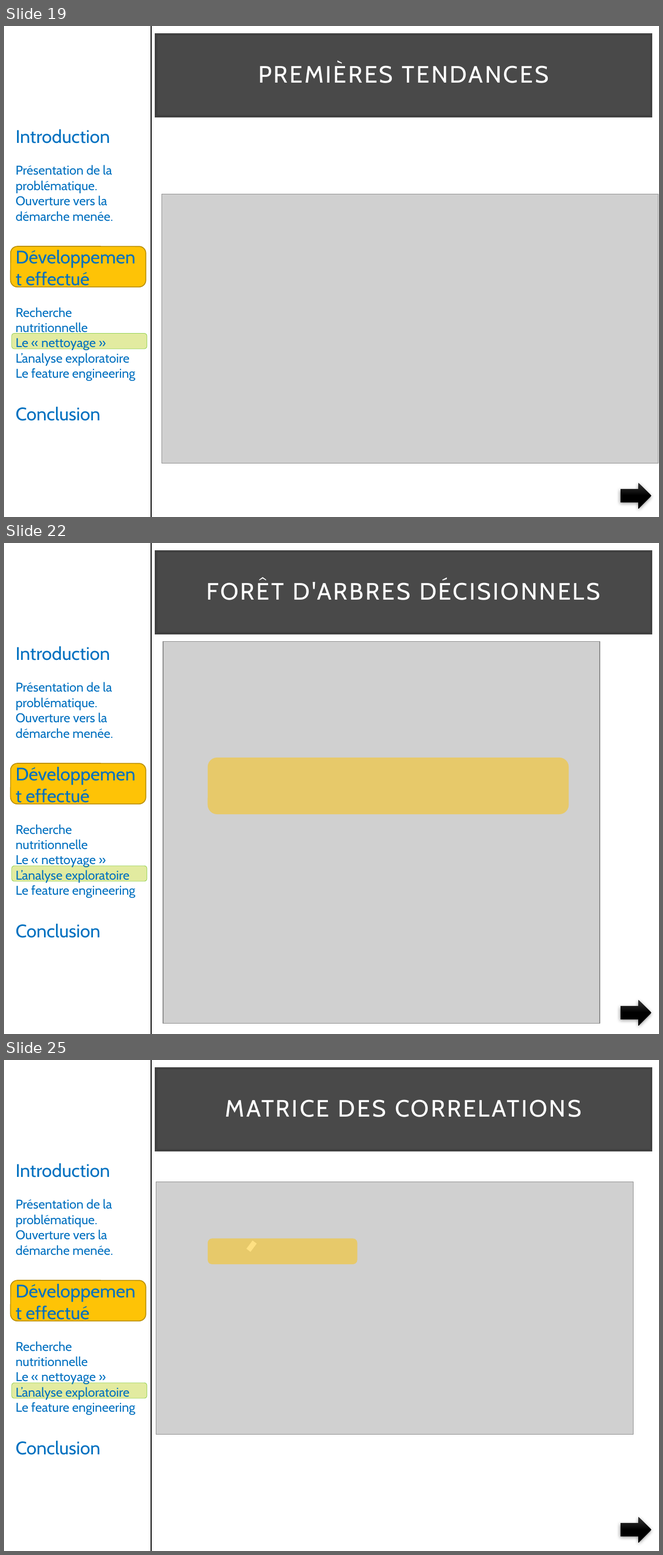
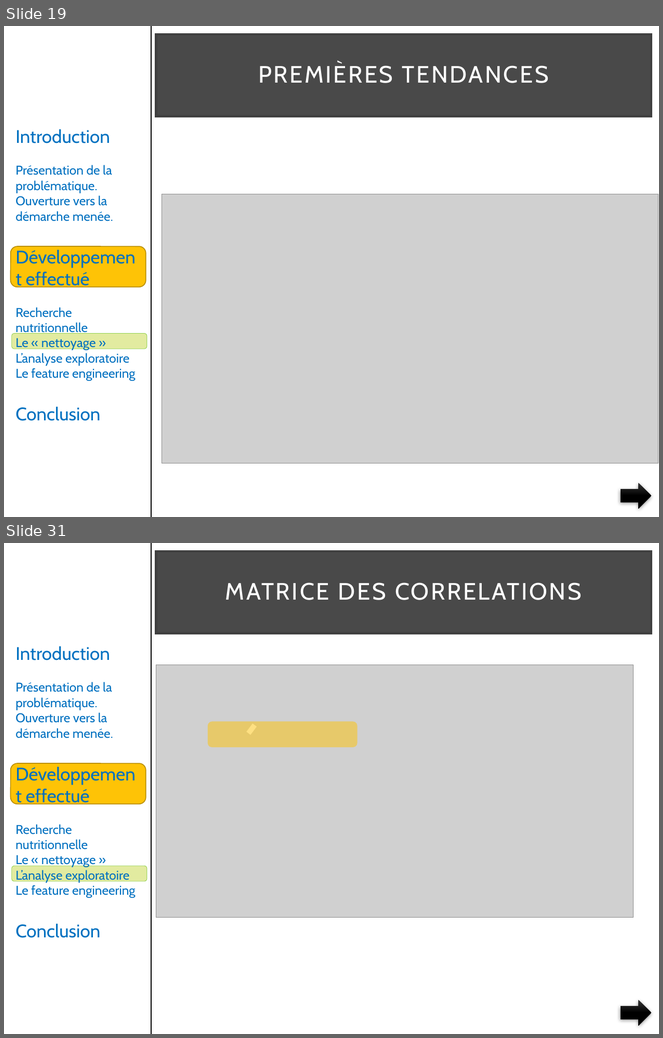
Before and after one commit to pfroide/python, a slide deck: Projet_2/presentation_v4.pptx. Shown one above the other, each under a label of ours: slides 19, 22 and 25 before the commit, slides 19 and 31 after it; the slides between them are not shown. The pictures are 663x1555 and 663x1038 pixels, drawn with LibreOffice and Linux fonts; fonts in the diff are those of the drawing; grey boxes stand for pictures. Boxes give left, top, right and bottom in pixels: in the first picture for what was removed or moved away, otherwise in the second. Text is boxed around its words. In the diff, an @@ line names an element or a change of style, - is before the commit and + after.

```diff
--- a/Projet_2/presentation_v4.pptx
+++ b/Projet_2/presentation_v4.pptx
@@ slide 22 removed at bbox=[4, 543, 659, 1034], background #FFFFFF; not listed: 4 template elements that a slide beside it also shows @@
@@ title removed at bbox=[156, 551, 651, 633] @@
-FORÊT D'ARBRES DÉCISIONNELS
@@ picture removed at bbox=[163, 641, 600, 1023] @@
@@ rounded rectangle removed at bbox=[208, 758, 569, 815] @@
@@ right arrow removed at bbox=[621, 1000, 651, 1026] @@
@@ what was slide 25 is now slide 31 @@
```
Also in this commit, not shown: 5 slides changed, 9 slides added, 2 other slides removed.
